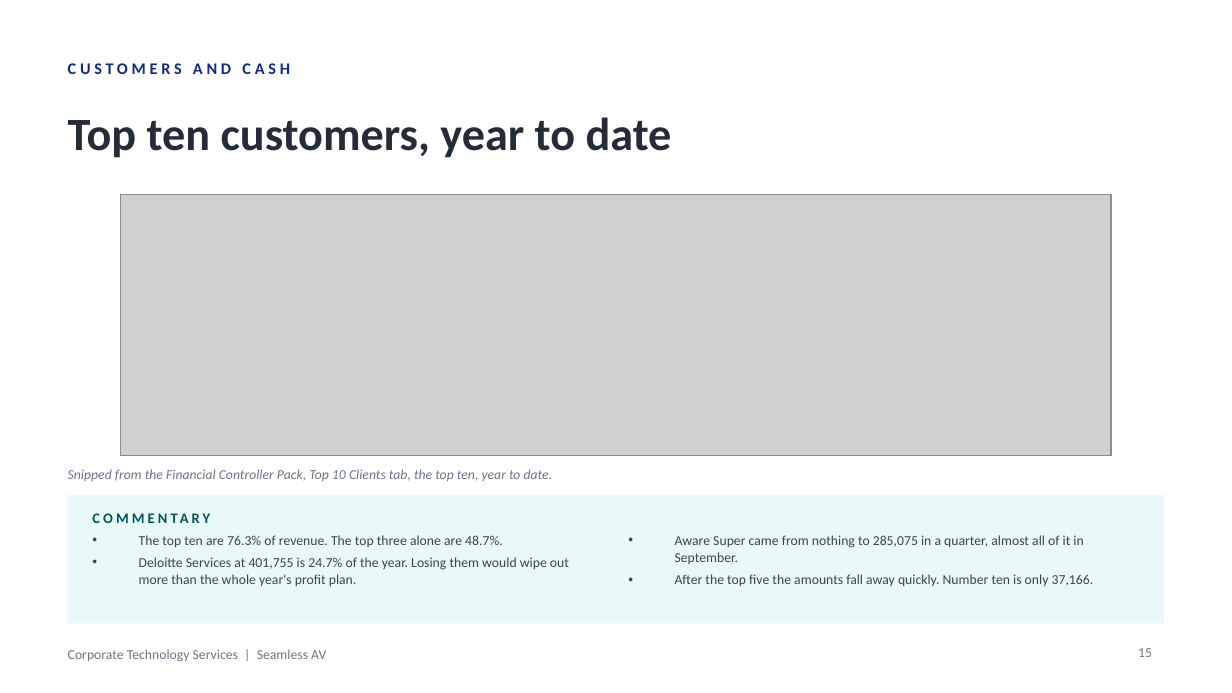
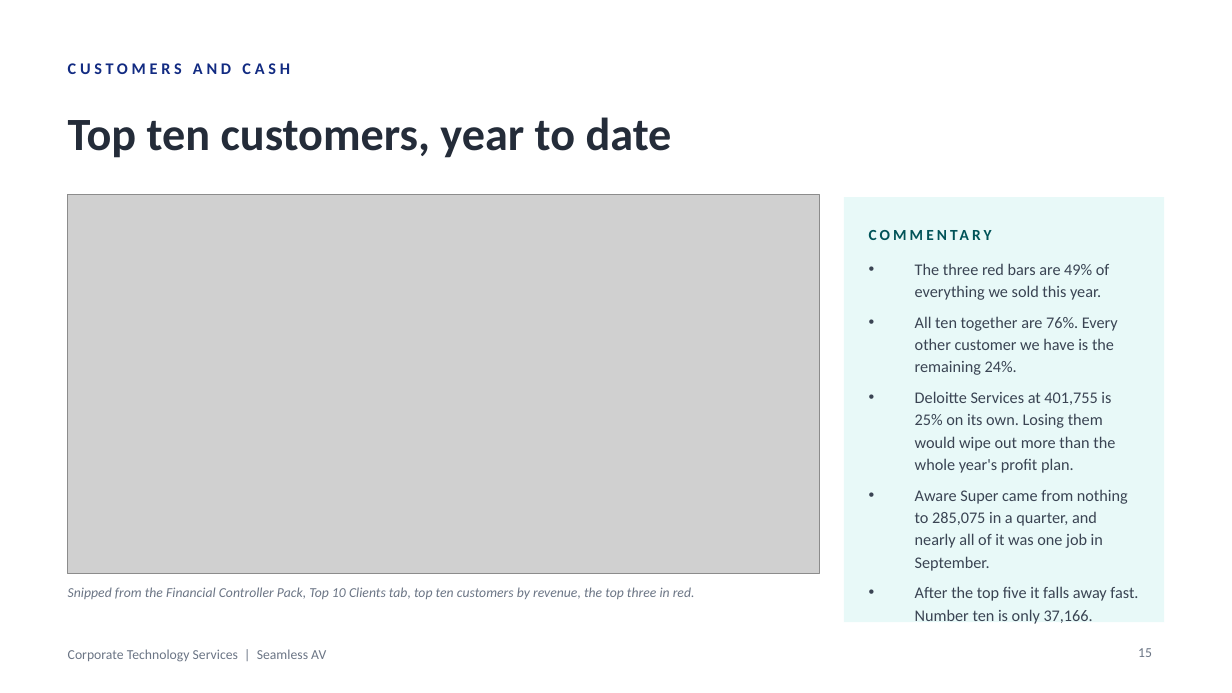
Before and after one commit to WesleyNelson-O33/Claude, a slide deck: slide 15 of deck/CTS Monthly Business Review - September 2026.pptx. Drawn at 1232x693 pixels with LibreOffice and Linux fonts; fonts in the diff are those of the drawing; grey boxes stand for pictures. Boxes give left, top, right and bottom in pixels: in the first picture for what was removed or moved away, otherwise in the second. Text is boxed around its words. In the diff, an @@ line names an element or a change of style, - is before the commit and + after.

```diff
--- a/deck/CTS Monthly Business Review - September 2026.pptx
+++ b/deck/CTS Monthly Business Review - September 2026.pptx
@@ picture: place and size @@
-picture at (121, 195, 1111, 456)
+picture at (68, 195, 819, 574)
@@ rectangle: place and size @@
-rectangle at (68, 495, 1164, 623)
+rectangle at (844, 197, 1164, 622)
@@ text "COMMENTARY": place and size @@
-text "COMMENTARY" at (92, 506, 462, 529)
+text "COMMENTARY" at (869, 219, 1140, 250)
@@ text "COMMENTARY" at (869, 219, 1140, 250): size 8.5 to 9 pt @@
@@ text at (915, 263, 1138, 601): text changed; size 8 to 9.5 pt @@
-• The top ten are 76.3% of revenue. The top three alone are 48.7%.
-• Deloitte Services at 401,755 is 24.7% of the year. Losing them would wipe out more than the whole year's profit plan.
+• The three red bars are 49% of everything we sold this year.
+• All ten together are 76%. Every other customer we have is the remaining 24%.
+• Deloitte Services at 401,755 is 25% on its own. Losing them would wipe out more than the whole year's profit plan.
+• Aware Super came from nothing to 285,075 in a quarter, and nearly all of it was one job in September.
+• After the top five it falls away fast. Number ten is only 37,166.
@@ text removed at (675, 535, 1094, 586) @@
-• Aware Super came from nothing to 285,075 in a quarter, almost all of it in September.
-• After the top five the amounts fall away quickly. Number ten is only 37,166.
@@ text at (68, 587, 695, 599): text changed @@
-Snipped from the Financial Controller Pack, Top 10 Clients tab, the top ten, year to date.
+Snipped from the Financial Controller Pack, Top 10 Clients tab, top ten customers by revenue, the top three in red.
```
Also in this commit, not shown: 3 other slides changed, 2 slides added, 1 slide removed, 23 other files.
